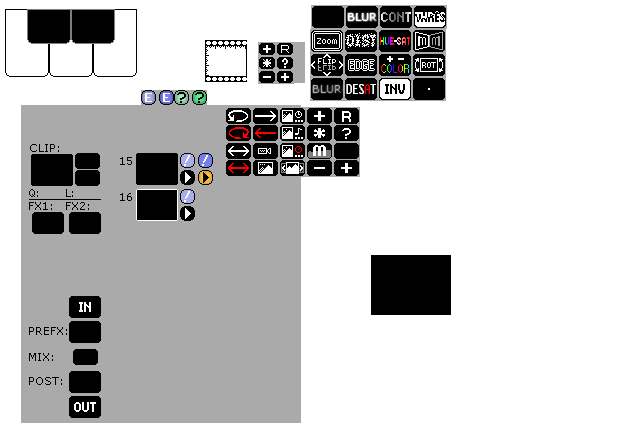
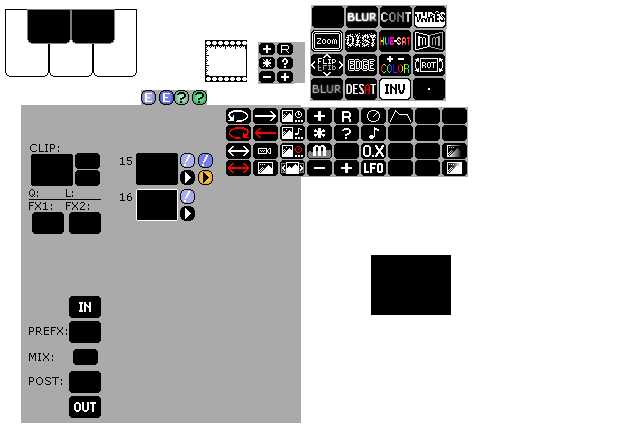
Before/after of a 626 × 444 layered artwork. What changed in the layer stack:
painted on "New Layer#4" over [360, 107, 468, 177]
